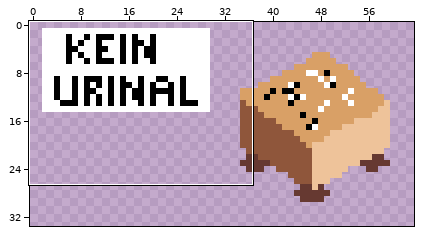
Pixel-art file -- src/londrik.aseprite. Above, an overview of the earlier version with the close-up marked.
Close-up. As it was:
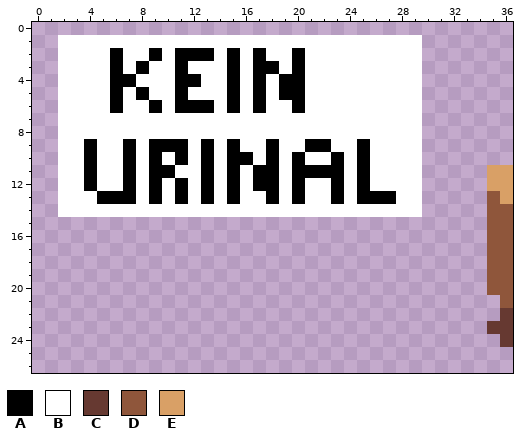
256x256 pixels, 1 frame. Shown: x 0..36, y 0..26. The wide view leaves out empty margins.
Palette (. is transparent): A #000000  B #ffffff  C #663931  D #8f563b  E #d9a066
Pixels before, first column x 2:
 1 BBBBBBBBBBBBBBBBBBBBBBBBBBBB.......
 2 BBBBABBABAAABABABBABBBBBBBBB.......
 3 BBBBABABBABBBABAABABBBBBBBBB.......
 4 BBBBAABBBAABBABABAABBBBBBBBB.......
 5 BBBBABABBABBBABABAABBBBBBBBB.......
 6 BBBBABBABAAABABABBABBBBBBBBB.......
 7 BBBBBBBBBBBBBBBBBBBBBBBBBBBB.......
 8 BBBBBBBBBBBBBBBBBBBBBBBBBBBB.......
 9 BBABBABAAABABABBABBAABBABBBB.......
10 BBABBABABABABAABABABBABABBBB.......
11 BBABBABAABBABABAABAAAABABBBB.....EE
12 BBABBABABABABABAABABBABABBBB.....EE
13 BBBAAABABABABABBABABBABAAABB.....DE
14 BBBBBBBBBBBBBBBBBBBBBBBBBBBB.....DD
15 .................................DD
16 .................................DD
17 .................................DD
18 .................................DD
19 .................................DD
20 .................................DD
21 ..................................D
22 ..................................C
23 .................................CC
24 ..................................C
After the commit:
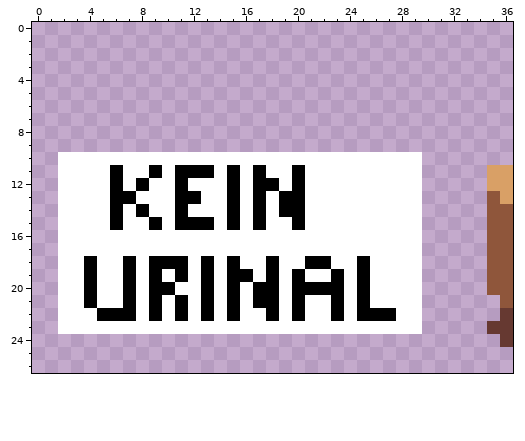
Changes in this commit:
There is now colour A in row 15 at x 6, 9, 11 to 13, 15, 17 and 20; in row 18 at x 4, 7, 9 to 11, 13, 15, 18, 21 to 22 and 25; in row 19 at x 4, 7, 9, 11, 13, 15 to 16, 18, 20, 23 and 25; in row 20 at x 4, 7, 9 to 10, 13, 15, 17 to 18, 20 to 23 and 25; in row 21 at x 4, 7, 9, 11, 13, 15, 17 to 18, 20, 23 and 25; in row 22 at x 5 to 7, 9, 11, 13, 15, 18, 20, 23 and 25 to 27.
The edit turns colour B into colour A in row 11 at x 6 and 11 to 12; in row 12 at x 6 and 8; in row 13 at x 12, 17 and 19; in row 14 at x 6, 8, 11, 15, 17 and 19 to 20.
There is now colour B in row 15 at x 2 to 5, 7 to 8, 10, 14, 16, 18 to 19 and 21 to 29; in rows 16 to 17 at x 2 to 29; in row 18 at x 2 to 3, 5 to 6, 8, 12, 14, 16 to 17, 19 to 20, 23 to 24 and 26 to 29; in row 19 at x 2 to 3, 5 to 6, 8, 10, 12, 14, 17, 19, 21 to 22, 24 and 26 to 29; in row 20 at x 2 to 3, 5 to 6, 8, 11 to 12, 14, 16, 19, 24 and 26 to 29; in row 21 at x 2 to 3, 5 to 6, 8, 10, 12, 14, 16, 19, 21 to 22, 24 and 26 to 29.
There is now colour B in row 22 at x 2 to 4, 8, 10, 12, 14, 16 to 17, 19, 21 to 22, 24 and 28 to 29; in row 23 at x 2 to 29.
The edit turns colour A into colour B in row 10 at x 4, 7, 9, 11, 13, 15 to 16, 18, 20, 23 and 25; in row 11 at x 4, 7, 10, 18, 21 to 23 and 25; in row 12 at x 4, 7, 9, 13, 23 and 25; in row 13 at x 5, 9, 13, 18, 23 and 25 to 27.
The edit erases colour A in row 2 at x 6, 9, 11 to 13, 15, 17 and 20; in row 3 at x 6, 8, 11, 15, 17 to 18 and 20; in row 4 at x 6 to 7, 11 to 12, 15, 17 and 19 to 20; in row 5 at x 6, 8, 11, 15, 17 and 19 to 20; in row 6 at x 6, 9, 11 to 13, 15, 17 and 20; in row 9 at x 4, 7, 9 to 11, 13, 15, 18, 21 to 22 and 25.
The edit erases colour B in row 1 at x 2 to 29; in row 2 at x 2 to 5, 7 to 8, 10, 14, 16, 18 to 19 and 21 to 29; in row 3 at x 2 to 5, 7, 9 to 10, 12 to 14, 16, 19 and 21 to 29; in row 4 at x 2 to 5, 8 to 10, 13 to 14, 16, 18 and 21 to 29; in row 5 at x 2 to 5, 7, 9 to 10, 12 to 14, 16, 18 and 21 to 29; in row 6 at x 2 to 5, 7 to 8, 10, 14, 16, 18 to 19 and 21 to 29.
The edit erases colour B in rows 7 to 8 at x 2 to 29; in row 9 at x 2 to 3, 5 to 6, 8, 12, 14, 16 to 17, 19 to 20, 23 to 24 and 26 to 29.
